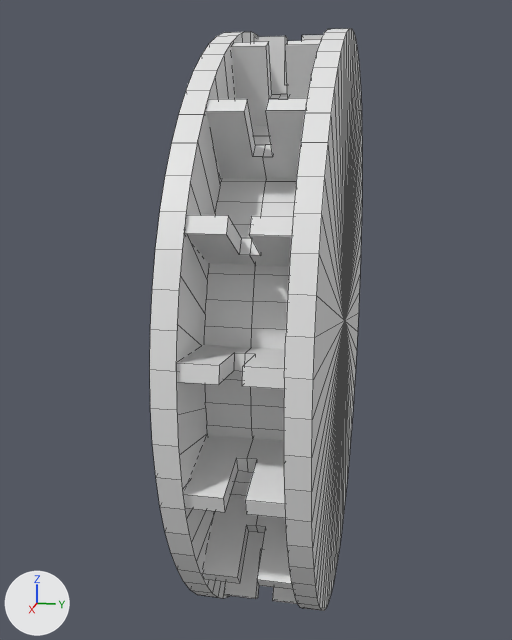
An edit to the Blender file turn-thing.blend, drawn before and after from the same camera.
Before and after are seen from a camera (50 mm lens) standing at (0.0325, 0.0052, 0.0119) and looking at (0.0007, -0.0012, 0.004). Arrows for +X, +Y and +Z are at lower left; the lights stay in place. Mesh edges are drawn as thin lines.

The first picture shows 'Base', 'Clip'.
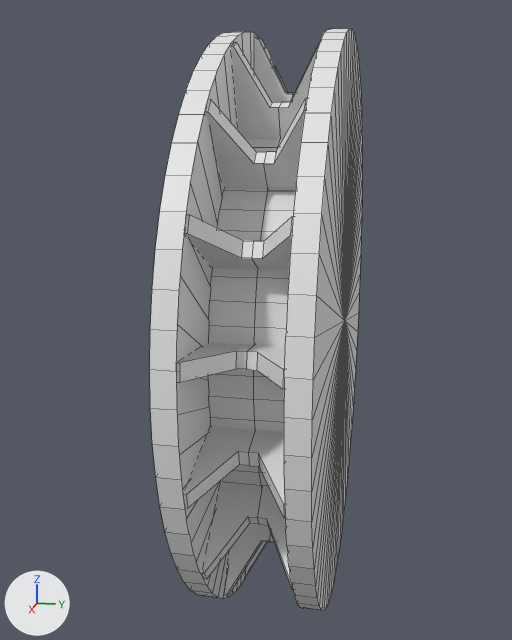
ob_cutout_inner is not drawn itself; it is used by a modifier of ob_cutout.

Location of each change, (x1, y1, x2, y2) in pixels of the pictures (512 x 640 px; the box of a moved part takes in the faces that stretch with it):
'Base', reshaped: (150, 29, 362, 611) in both
'Clip', reshaped: before (178, 35, 323, 604); after (178, 37, 320, 595)
part 1 of me_cube_002, moved or reshaped: before (219, 36, 288, 599); after (180, 37, 320, 595)

Patch to the scene script:
```diff
--- a/turn-thing.blend.py
+++ b/turn-thing.blend.py
@@ me_cube_002 @@
 me_cube_002.from_pydata(...)  # 8 vertices, 6 faces; spans x -0.00078..0.00121, y -0.00269..-0.00167, z -0.00503..0.00043
 # used by ob_clip_cutout; location = (0.000338, 0.00184, 0.0178); scale = (0.658, 0.658, 0.658)
 # before: 0 (-0.00078, -0.00269, -0.00503), 2 (-0.00078, -0.00167, -0.00503), 4 (0.00121, -0.00269, -0.00503), 6 (0.00121, -0.00167, -0.00503)
-me_cube_002.vertices[1].co = (-0.00078, -0.00269, 0.00043)
-me_cube_002.vertices[5].co = (0.00121, -0.00269, 0.00043)
+# me_cube_002 part 1
+for i in [0, 2, 4, 6]: me_cube_002.vertices[i].co += Vector((0.0, 0.0, -0.00049))
+me_cube_002.vertices[1].co = (-0.00078, -0.00588, 0.00043)
+me_cube_002.vertices[5].co = (0.00121, -0.00588, 0.00043)
@@ ob_cutout_inner @@
 ob_cutout_inner.rotation_euler = (1.571, 0.0, 0.0)  # degrees (90, 0, 0)
-ob_cutout_inner.scale = (0.0107, 0.0107, 0.0132)
+ob_cutout_inner.scale = (0.0101, 0.0101, 0.0125)
 ob_cutout_inner.hide_render = True
```
